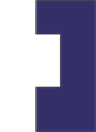
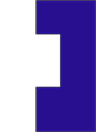
Before/after of a (96, 132) layered artwork. What changed in the layer stack:
painted on "Layer 2" over [35, 0, 96, 132]
